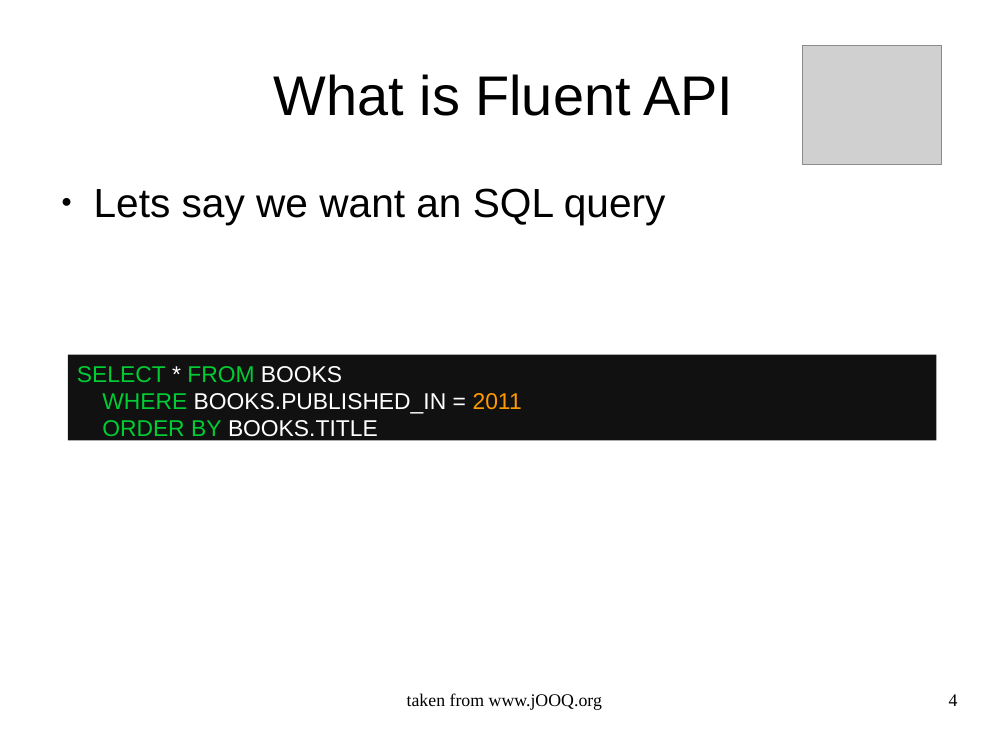
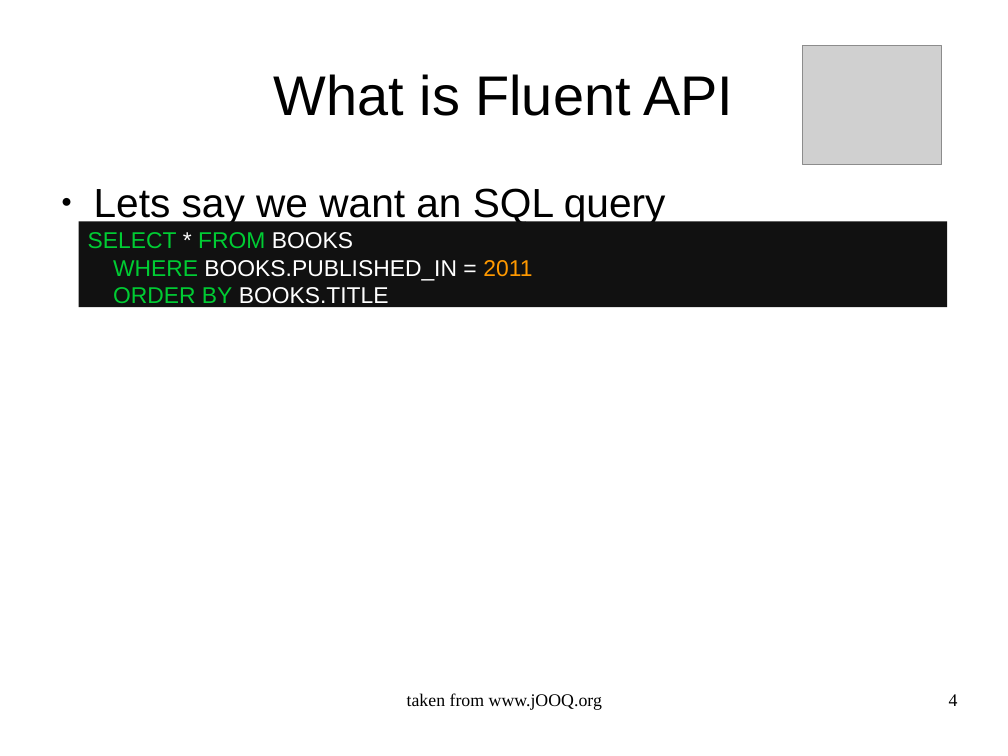
Before and after one commit to OriRoth/fling, a slide deck: slide 4 of Manuscripts/Thesis Seminar/Thesis Seminar.odp. Drawn at 1008x756 pixels with LibreOffice and Linux fonts; fonts in the diff are those of the drawing; grey boxes stand for pictures. Boxes give left, top, right and bottom in pixels: in the first picture for what was removed or moved away, otherwise in the second. Text is boxed around its words. In the diff, an @@ line names an element or a change of style, - is before the commit and + after.

```diff
--- a/Manuscripts/Thesis Seminar/Thesis Seminar.odp
+++ b/Manuscripts/Thesis Seminar/Thesis Seminar.odp
@@ rectangle "SELECT * FROM BOOKS": place and size @@
-rectangle "SELECT * FROM BOOKS" at box(68, 355, 937, 441)
+rectangle "SELECT * FROM BOOKS" at box(79, 221, 948, 307)
```
Also in this commit, not shown: 6 other slides changed.
